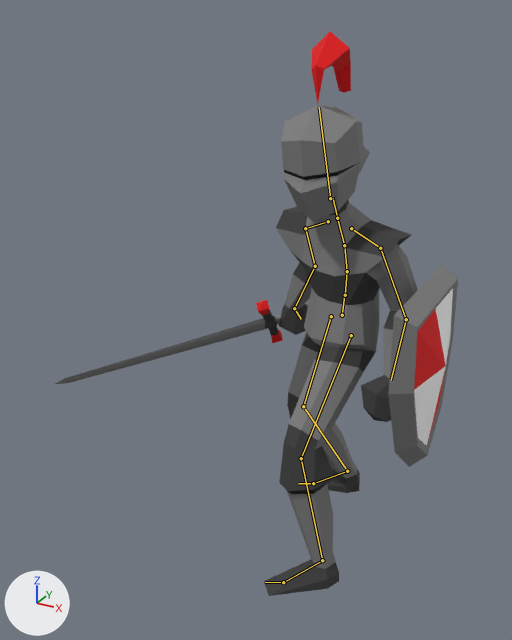
What one commit did to the FBX model Assets/Design/free-knight/source/MasterKnightAnimation.fbx.
Both versions are drawn from a 50 mm camera at (6.17, -15.81, 14.04) aimed at (-1.89, -1.16, 6.71). The lights are fixed; the arrows at lower left show +X, +Y and +Z. The older version comes first. Both versions are drawn at frame 121 of the action 'Take 001'; the numbers are the values there. The bones that change, and the others that lie on the model, are drawn over the model as lines.

In view in the first picture: 'Knight', 'Shield', 'Sword'.
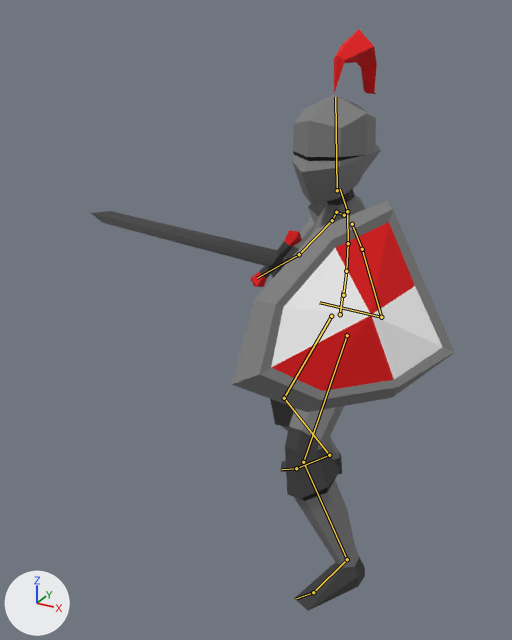
Changed parts and their boxes (x1, y1, x2, y2) in the pictures (512 x 640 px):
'Knight', posed: before (264, 32, 418, 596); after (270, 29, 381, 611)
'Shield', posed (214% wider): before (388, 264, 458, 467); after (232, 200, 454, 412)
'Sword', posed (17% narrower, 9% shorter): before (55, 300, 308, 384); after (91, 211, 302, 287)
bone 'mixamorig:Hips', root to tip: before (342, 315) to (345, 291); after (340, 314) to (343, 291)
bone 'mixamorig:Spine', root to tip: before (345, 295) to (347, 271); after (343, 295) to (346, 271)
bone 'mixamorig:Spine1', root to tip: before (347, 271) to (344, 245); after (346, 271) to (348, 243)
bone 'mixamorig:Spine2', root to tip: before (344, 245) to (338, 220); after (348, 243) to (347, 214)
bone 'mixamorig:Neck', root to tip: before (337, 218) to (332, 196); after (347, 211) to (340, 189)
bone 'mixamorig:Head', root to tip: before (330, 198) to (319, 107); after (337, 190) to (335, 97)
bone 'mixamorig:LeftShoulder', root to tip: before (351, 228) to (380, 248); after (352, 224) to (362, 249)
bone 'mixamorig:LeftArm', root to tip: before (380, 248) to (406, 319); after (362, 249) to (381, 317)
bone 'mixamorig:LeftForeArm', root to tip: before (406, 319) to (391, 380); after (381, 317) to (319, 302)
bone 'mixamorig:RightShoulder', root to tip: before (328, 221) to (305, 228); after (344, 215) to (336, 212)
bone 'mixamorig:RightArm', root to tip: before (305, 228) to (315, 266); after (336, 212) to (332, 220)
bone 'mixamorig:RightForeArm', root to tip: before (315, 266) to (294, 308); after (332, 220) to (299, 254)
bone 'mixamorig:LeftUpLeg', root to tip: before (351, 335) to (301, 458); after (347, 335) to (303, 462)
bone 'mixamorig:LeftLeg', root to tip: before (301, 458) to (322, 560); after (303, 462) to (347, 559)
bone 'mixamorig:LeftFoot', root to tip: before (322, 560) to (283, 582); after (347, 559) to (313, 592)
bone 'mixamorig:RightUpLeg', root to tip: before (331, 316) to (303, 406); after (331, 316) to (284, 398)
bone 'mixamorig:RightLeg', root to tip: before (303, 406) to (347, 471); after (284, 398) to (329, 455)
bone 'mixamorig:RightFoot', root to tip: before (347, 471) to (313, 483); after (329, 455) to (296, 468)

What the commit changed:
Bone 'mixamorig:Hips' (bone_mixamorig_hips) moves from (1.0, -63.0, 0.0) to (-4.0, -63.0, 0.0).
Bone 'mixamorig:Hips' (bone_mixamorig_hips) turns from (-4, -43, 0) to (-4, -49, 0) degrees about its own x, y and z.
Bone 'mixamorig:Spine' (bone_mixamorig_spine) turns from (6, 5, 0) to (2, -1, 2) degrees about its own x, y and z.
Bone 'mixamorig:Spine1' (bone_mixamorig_spine1) turns from (12, 9, -1) to (4, -2, -2) degrees about its own x, y and z.
Bone 'mixamorig:Spine2' (bone_mixamorig_spine2) turns from (12, 9, -1) to (4, -2, -2) degrees about its own x, y and z.
Bone 'mixamorig:Neck' (bone_mixamorig_neck) turns from (-4, -1, 0) to (15, 5, 2) degrees about its own x, y and z.
Bone 'mixamorig:Head' (bone_mixamorig_head) turns from (-7, 20, -3) to (-20, 34, -15) degrees about its own x, y and z.
Bone 'mixamorig:LeftShoulder' (bone_mixamorig_leftshoulder) turns from (-6, 2, 0) to (-5, 0, -1) degrees about its own x, y and z.
Bone 'mixamorig:LeftArm' (bone_mixamorig_leftarm) turns from (11, -11, 12) to (-31, -20, 15) degrees about its own x, y and z.
Bone 'mixamorig:LeftForeArm' (bone_mixamorig_leftforearm) turns from (-7, 13, 39) to (-3, 12, 89) degrees about its own x, y and z.
Bone 'mixamorig:RightShoulder' (bone_mixamorig_rightshoulder) turns from (-3, -6, -8) to (-16, 0, 0) degrees about its own x, y and z.
Bone 'mixamorig:RightArm' (bone_mixamorig_rightarm) turns from (12, 18, 15) to (-28, -32, 22) degrees about its own x, y and z.
Bone 'mixamorig:RightForeArm' (bone_mixamorig_rightforearm) turns from (-5, -1, -36) to (1, -11, -107) degrees about its own x, y and z.
Bone 'mixamorig:LeftUpLeg' (bone_mixamorig_leftupleg) turns from (23, -11, 10) to (21, -17, 19) degrees about its own x, y and z.
Bone 'mixamorig:LeftLeg' (bone_mixamorig_leftleg) turns from (-34, 12, -7) to (-45, -3, 0) degrees about its own x, y and z.
Bone 'mixamorig:LeftFoot' (bone_mixamorig_leftfoot) turns from (7, -6, -3) to (14, -10, -6) degrees about its own x, y and z.
Bone 'mixamorig:RightUpLeg' (bone_mixamorig_rightupleg) turns from (0, 14, -14) to (12, 12, -15) degrees about its own x, y and z.
Bone 'mixamorig:RightLeg' (bone_mixamorig_rightleg) turns from (-33, 8, -5) to (-44, -2, -6) degrees about its own x, y and z.
Bone 'mixamorig:RightFoot' (bone_mixamorig_rightfoot) turns from (24, 12, 9) to (27, 15, 12) degrees about its own x, y and z.
